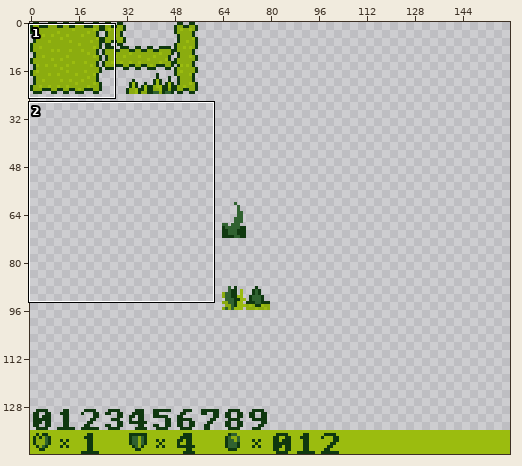
Pixel-art file: Assets/Sprites/Tileset/Tileset.aseprite. The picture above shows the old version from afar; the outline marks the close-up.
Close-up. The starting point:
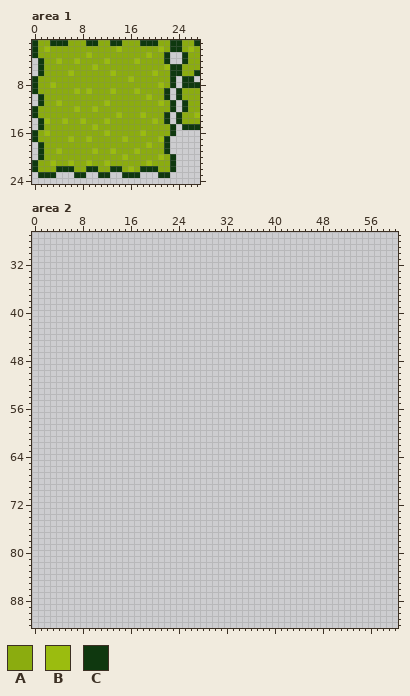
160x144 pixels, 1 frame. Shown: area 1: x 0..27, y 1..24; area 2: x 0..60, y 27..92. The old version is drawn lined up with the new one.
Visible layers, top first: "Tile Palette/Beach Tiles", "UI/ThingIcons", "UI/BlankThing".
Palette (. is transparent): A #8bac0f  B #9bbc0f  C #0f380f
Pixels before, area 1, first column x 0:
 1 CAACCCAAACCAACCAAACCCAACCAAC
 2 CABAAAAAAAAAAABAAAAAABACCABA
 3 CAAAAAAAABAAAAAAAAABAAC..CAA
 4 .CAABAABAAAABAAAABAAAAC..CAA
 5 .CAAAAAAAABAAAAAAAAAAABCCAAA
 6 .CAAAABAAAAAABAAAAAABAACCAAC
 7 CAAAAAAAAAAAAAAABAAAAAAC.CC.
 8 CAABAAAAAAAAAAAAAAAAABAC.CCC
 9 CAAAAAABABAAABAAABAAAAC.CAAA
10 .CAAAAAAAAAAAAAAAAABAAC.CAAA
11 .CAABAAAAAAABAAAAAAAABAC.CAA
12 CAAAAAABAABAAAAAAAAAAAAC.CAA
13 CAAAAAAAAAAAAABAAABAAAC.CAAB
14 .CBAABAABAAABAAAAAAABAC.CAAA
15 .CAAAAAAAABAAAAAAAAAAAAC.CCC
16 CABAAAAAAAAABAAAAABAAAAC....
17 CAAAAABAABAAAAABAAAAABC.....
18 .CAAAAAAAAAAAAAAAAABAAC.....
19 .CAABAAAAABAABAAABAAAAC.....
20 .CAAAAAAAAAAAAABAAAAABAC....
21 CAABAABAABAABAAAAAABAAAC....
22 CAAACCCAACCAACCABACCCAAC....
23 .CCC...CC..CC..CCC...CC.....
Pixels before, area 2 (only the part around the change), first column x 0:
27 .............................................................
28 .............................................................
29 .............................................................
30 .............................................................
31 .............................................................
32 .............................................................
33 .............................................................
34 .............................................................
35 .............................................................
36 .............................................................
37 .............................................................
38 .............................................................
39 .............................................................
40 .............................................................
41 .............................................................
42 .............................................................
43 .............................................................
44 .............................................................
45 .............................................................
46 .............................................................
47 .............................................................
48 .............................................................
49 .............................................................
50 .............................................................
51 .............................................................
52 .............................................................
53 .............................................................
54 .............................................................
55 .............................................................
56 .............................................................
57 .............................................................
58 .............................................................
59 .............................................................
60 .............................................................
61 .............................................................
62 .............................................................
63 .............................................................
64 .............................................................
65 .............................................................
66 .............................................................
67 .............................................................
68 .............................................................
69 .............................................................
70 .............................................................
71 .............................................................
72 .............................................................
73 .............................................................
74 .............................................................
75 .............................................................
76 .............................................................
77 .............................................................
78 .............................................................
79 .............................................................
80 .............................................................
81 .............................................................
82 .............................................................
83 .............................................................
84 .............................................................
85 .............................................................
86 .............................................................
87 .............................................................
88 .............................................................
89 .............................................................
90 .............................................................
91 .............................................................
92 .............................................................
After:
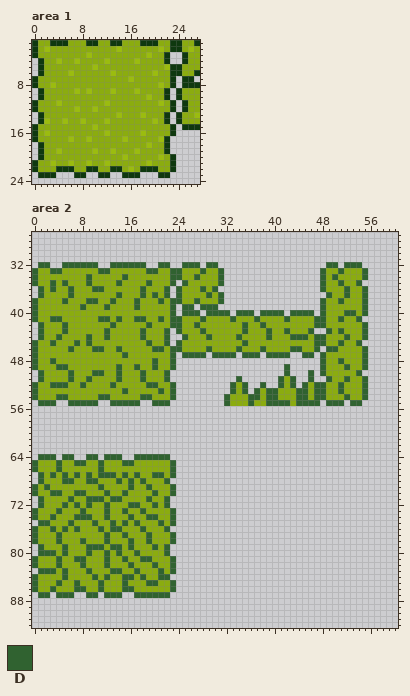
Colours new in this view: D #306230
Edits made:
drawings rearranged on the sheet (the old picture shows each at its new place)
Changed rows in their new state; - is an unchanged pixel.
Area 1:
first column x 0:
 9 .C
11 CA
13 .C
15 CA
Area 2:
first column x 0:
32 -DD--DDDDDD--DDDDDD--DD--DDD-DD------------------DD-DDD-
33 DAADDAAAAAADDAAAAAADDAADDAAADAAD----------------DAADAAAD
34 DAAAAAAAADAAAAADAAAAAAADDAADAAAD----------------DADAAAAD
35 DAADADAAADAAAADAAAADAAAD-DAAAAAD----------------DAADAAD-
36 -DADAADAAADDAAAAAADAAAD-DAAADAD-----------------DAAADAAD
37 -DAAAADAAAAAAADAAADADAD-DAAAADAD-----------------DAADAAD
38 DAAAADAAADDAADAAADAAADADDAADAAAD----------------DAADAAAD
39 DAAAAAAADAAADAAAADAAAAAD-DD-DDD-----------------DAAAAAAD
40 DAAAAAAAAAAAAAAAAAAAAAAD-DDD-DDDD-DDD-DDDD-DDDD-DAAADDAD
41 DAADDAAAAAADDADAADDAADADDAAADAAAADAAADAAAADAAAADDAADAAD-
42 -DAAADAAAAAAADAAAAADAAADDAADAAAAAAADAADAAAAAAAADDAAAAAAD
43 -DAAADAAAAAADAAAAADAAAD-DAAADAAAAAADAAADAADAAAD--DADAAAD
44 -DAADAAAADAADAAAAADAAAD--DAAADAAAADAAAADAAADDDADDAAADAAD
45 DAADAAADADAAAAAAAAADAAD-DAAAAAAAAAADAAAAAAAAAAADDAADAAD-
46 DAAAAADAAADDAADAAAAADDADDAAAADAAAADAAADAAAADDAAD-DDAAAAD
47 DAAAAAAAAAAAAAADAAAAAAAD-DDDD-DDDD-DDD-DDDD--DD-DAAAAAAD
48 DAADAAAAAAAAAAAAAAAADAAD------------------------DAADAAAD
49 DAAADDAAAAAAAADAADAADAAD------------------D-----DAAADAAD
50 -DAAAADAAADDAADAAADAAAD-------------------D---D-DAAAAAD-
51 -DAAAADAADAAAADAAADAAAD-----------D------DAD--D--DAADAAD
52 DAADDDAADAAAADAAAAADDAAD---------DAD--D--DAD-DADDAADAAAD
53 DAAAAAAAAAAAAAADAAAAADAD---------DAD-DADDAAADDADDAADAAAD
54 DAAADDAAAAADDAAAAADDAAAD--------DAAADDADDAAADDADDAAADAAD
55 -DDD--DDDDD--DDDDD--DDD---------DAAADAADDDDADDDD-DDD-DD-
first column x 0:
64 -DDD-DD--DD-DDD--DDDDDD-
65 DAAADAADDAADAAADDAAAAAAD
66 DAAADAAAAAADAAAAAAAAAAAD
67 -DADADADADADDDADADAADDAD
68 -DAAADDAADDAAADADADAAAD-
69 DADAAAAAAAADAAAADAADAAAD
70 DAADDAADDAAADAADAAAADAAD
71 -DAAAADAADDDADDAAAADAAD-
72 -DAAADADADAADAAADDAADAD-
73 DAAADAAADAAADAADAADAAAAD
74 DAADAAADDDAADAAADAADDAAD
75 -DDAAADAAADAADADADAAADAD
76 DAADADADAAADADDAAADAAAD-
77 DAAADAAAAAAADAADAAADAAAD
78 DAAADAAADAAADAAADAADAAAD
79 -DAAADAAADDDADDADAAADAD-
80 -DDDADAAADAADADAADAAAAD-
81 DAAADAADDAAADAADAADDAAAD
82 DAAADAAADAAADAAADAAADAAD
83 -DDDADAAADAAADDAADAAADAD
84 DAAAADAAAADADAADDADAADD-
85 DAAADAADAAADAAADAAADDAAD
86 DAADAAADDAADAAADDAAAAAAD
87 -DD-DDD--DD-DDD--DDDDDD-
Pixel boxes of the changes (left, top, right, bottom) in both close-ups:
changed: (32, 88, 44, 130)
added: (32, 262, 368, 406)
added: (32, 454, 176, 598)
